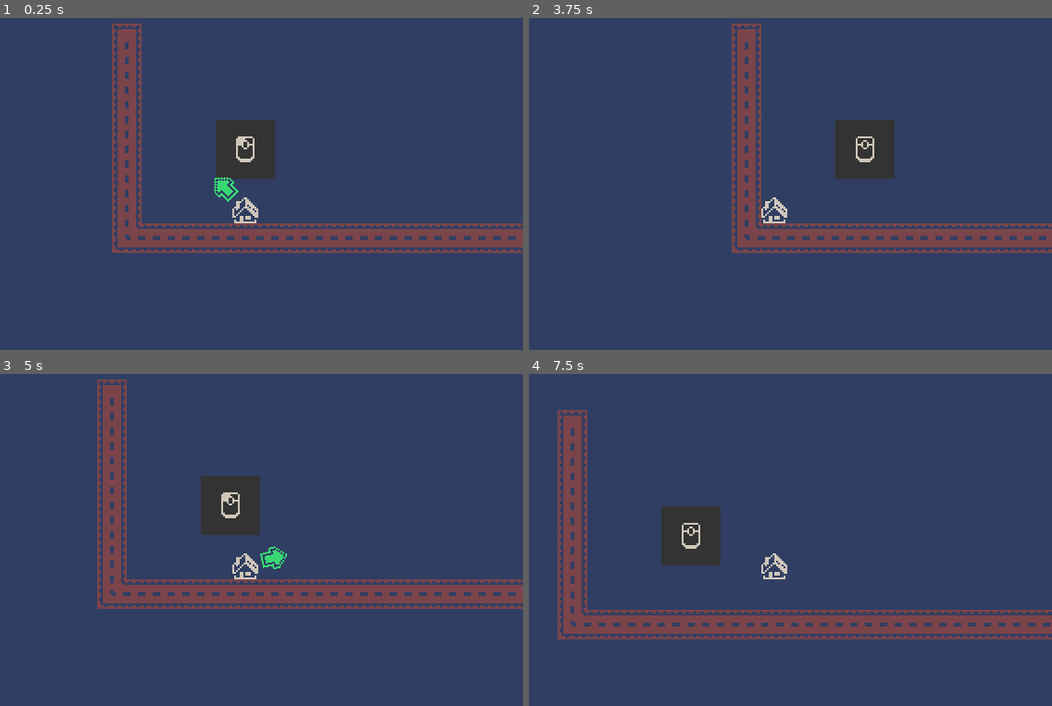
Above: before the commit, frames 1-4 (two rows, left to right).
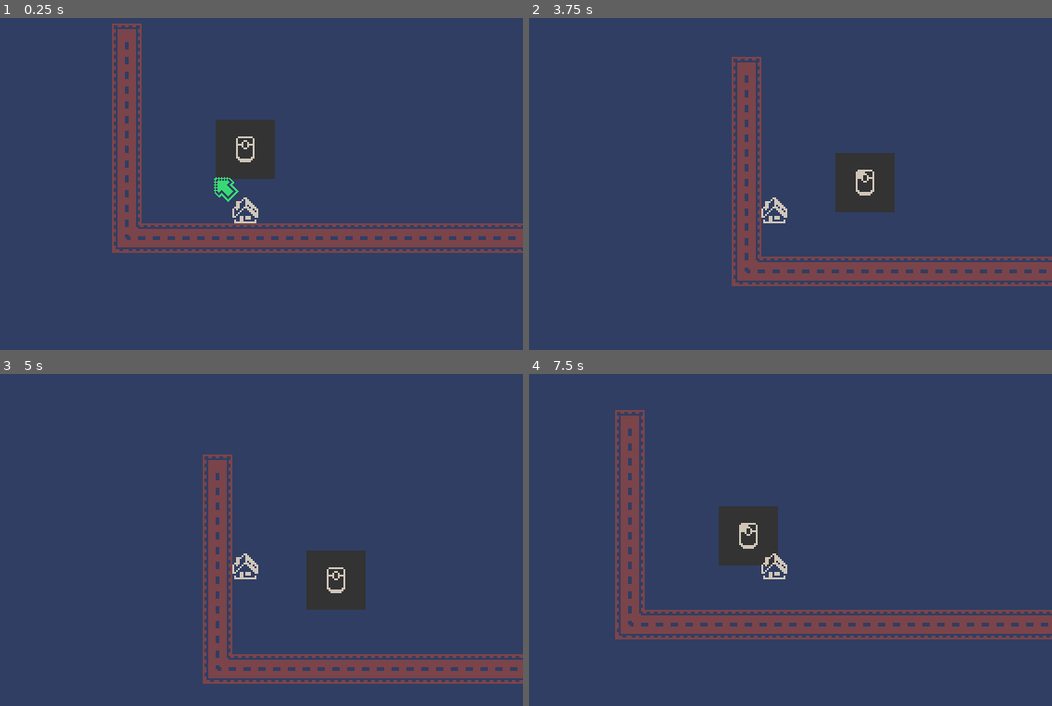
Above: after the commit, the same moments.

Repository: AmossGuy/jumphouse
Game: Godot game, scene res://main.tscn
The game is run twice, just before and just after one commit, with the same random seed, the same clock (stepped at 60 frames per second) and the same inputs.
Inputs (mouse positions are in pixels of both pictures, inside the frame that each line leads up to):
- Up to frame 1 (0.25 s): no input
- Up to frame 2 (3.75 s): tap Enter at 0.5, 3.5 s; move the mouse to (748, 320) at 0.52 s; press the mouse at (748, 320) at 0.53 s; tap Space at 1.25 s; move the mouse to (942, 290) at 1.27 s; release the mouse at (942, 290) at 1.28 s; click (942, 290) at 1.35 s; move the mouse to (607, 124) at 2.02 s; press the mouse at (607, 124) at 2.03 s; move the mouse to (800, 207) at 2.77 s; release the mouse at (800, 207) at 2.78 s; click (800, 207) at 2.85 s; move the mouse to (691, 71) at 3.52 s; press the mouse at (691, 71) at 3.53 s
- Up to frame 3 (5 s): move the mouse to (366, 536) at 4.27 s; release the mouse at (366, 536) at 4.28 s; click (366, 536) at 4.35 s
- Up to frame 4 (7.5 s): move the mouse to (664, 593) at 5.02 s; press the mouse at (664, 593) at 5.03 s; move the mouse to (832, 443) at 5.77 s; release the mouse at (832, 443) at 5.78 s; click (832, 443) at 5.85 s; move the mouse to (748, 676) at 6.52 s; press the mouse at (748, 676) at 6.53 s; move the mouse to (942, 646) at 7.27 s; release the mouse at (942, 646) at 7.28 s; click (942, 646) at 7.35 s

The runs differ from the first frame. In frame 1, less than 0.1% of the frame differs, in the area x 45-47%, y 36-38%; in frame 2, 11%; in frame 3, 17%, in the area x 18-100%, y 1-94%; in frame 4, 10%.

Commit message:
add wallsliding

Diff:
--- a/main.tscn
+++ b/main.tscn
@@ -48,7 +48,6 @@
 [node name="AnimatedSprite" type="AnimatedSprite" parent="."]
 position = Vector2( -24, -8 )
 frames = SubResource( 3 )
-frame = 1
 playing = true
 
 [node name="spring" parent="." instance=ExtResource( 1 )]
--- a/objects/ball.gd
+++ b/objects/ball.gd
@@ -11,6 +11,8 @@
 const ARROW_OFFSET := 16
 const LAUNCH_FORCE := 100
 const FLOOR_SLIDE_RANGE := 45
+const WALL_SLIDE_ANGLE := 5
+const WALL_SLIDE_RANGE := 70
 
 var velocity := Vector2.ZERO
 var special_launch = false
@@ -24,7 +26,9 @@
 		elif velocity.x < 0:
 			velocity.x += FRICTION * delta
 			velocity.x = min(velocity.x, 0)
-	velocity = move_and_slide(velocity, Vector2.UP)
+	var slid_velocity = move_and_slide(velocity, Vector2.UP)
+	if not (is_on_wall() and velocity.y < 0):
+		velocity = slid_velocity
 
 	var launch_vec := get_launch_vec()
 	update_arrows(1 if launch_vec != Vector2.INF else 0, launch_vec.angle())
@@ -58,6 +62,22 @@
 			test_vec = launch_vec.normalized() * 8
 			collision = move_and_collide(test_vec, true, true, true)
 
+	if collision != null \
+		and launch_vec.angle() >= deg2rad(-90) \
+		and launch_vec.angle() <= deg2rad(-90 + WALL_SLIDE_RANGE):
+			launch_vec = Vector2.UP.rotated(deg2rad(WALL_SLIDE_ANGLE)) \
+				* launch_vec.length()
+			test_vec = Vector2.UP * 8
+			collision = move_and_collide(test_vec, true, true, true)
+
+	if collision != null \
+		and launch_vec.angle() >= deg2rad(-90 - WALL_SLIDE_RANGE) \
+		and launch_vec.angle() <= deg2rad(-90):
+			launch_vec = Vector2.UP.rotated(deg2rad(-WALL_SLIDE_ANGLE)) \
+				* launch_vec.length()
+			test_vec = Vector2.UP * 8
+			collision = move_and_collide(test_vec, true, true, true)
+
 	return launch_vec if collision == null and launch_charged() else Vector2.INF
 
 func get_launch_vec() -> Vector2:
